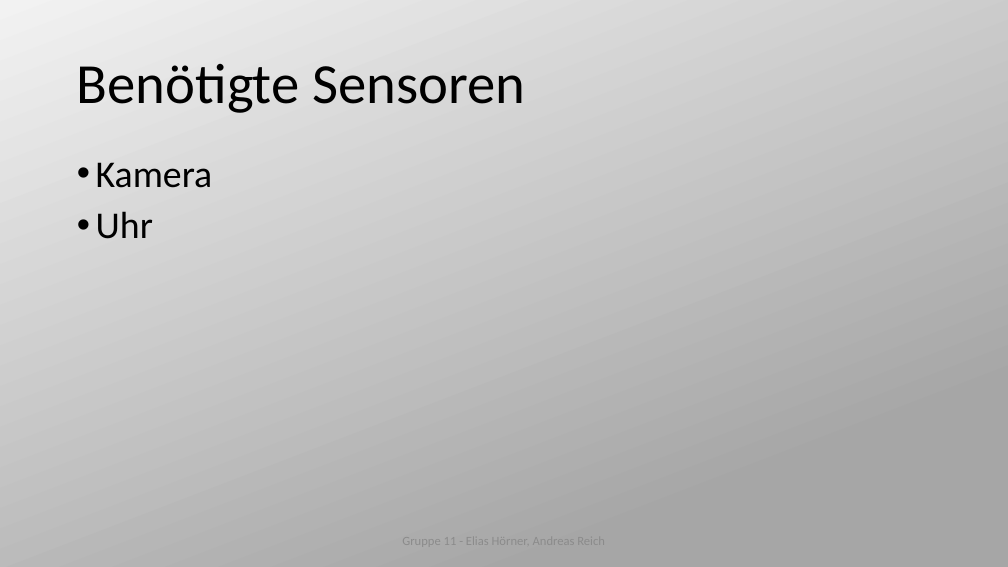
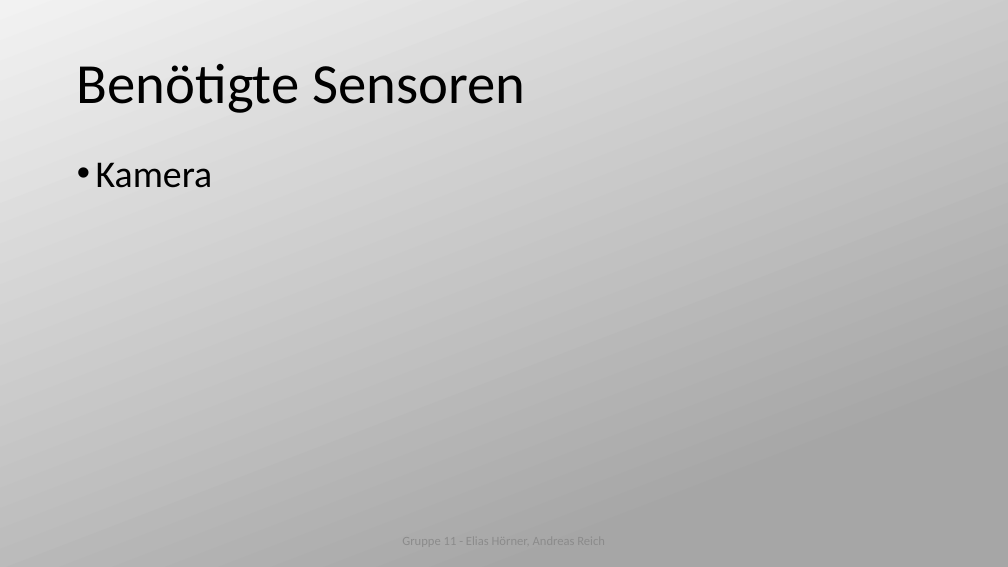
Before and after one commit to GretaThunbergUltras/Aufgabe-11, a slide deck: slide 5 of Präsentationen/Präsentation (1) 17.12.2019.pptx. Drawn at 1008x567 pixels with LibreOffice and Linux fonts; fonts in the diff are those of the drawing. Boxes give left, top, right and bottom in pixels: in the first picture for what was removed or moved away, otherwise in the second. Text is boxed around its words. In the diff, an @@ line names an element or a change of style, - is before the commit and + after.

Commit message:
Präsentation bearbeitet

```diff
--- a/Präsentationen/Präsentation (1) 17.12.2019.pptx
+++ b/Präsentationen/Präsentation (1) 17.12.2019.pptx
@@ text at bbox=[96, 211, 153, 239]: paragraph removed @@
-• Uhr
```
